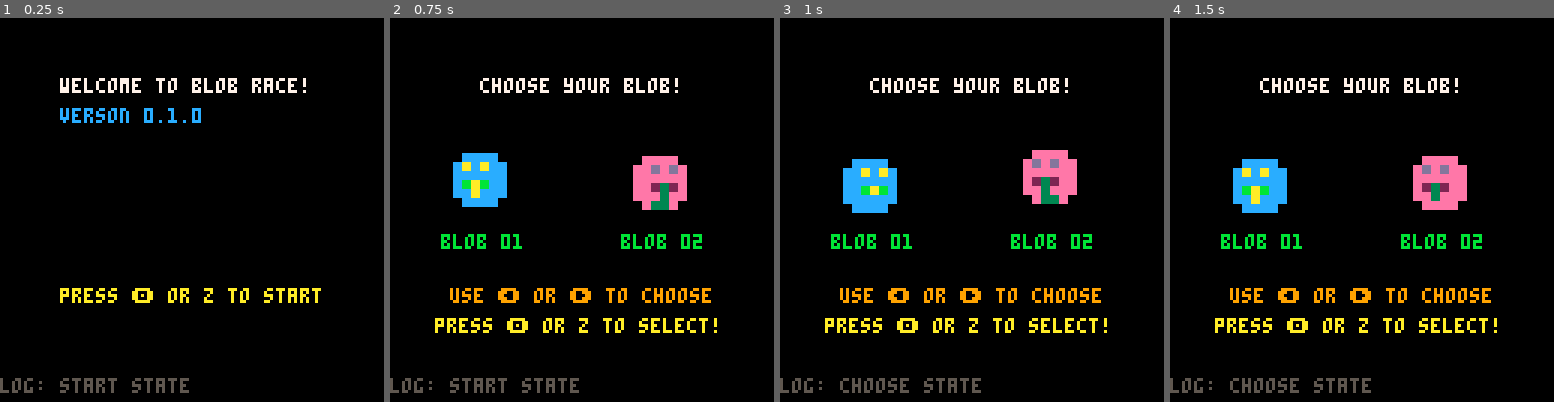
Above: before the commit, frames 1-4 (left to right).
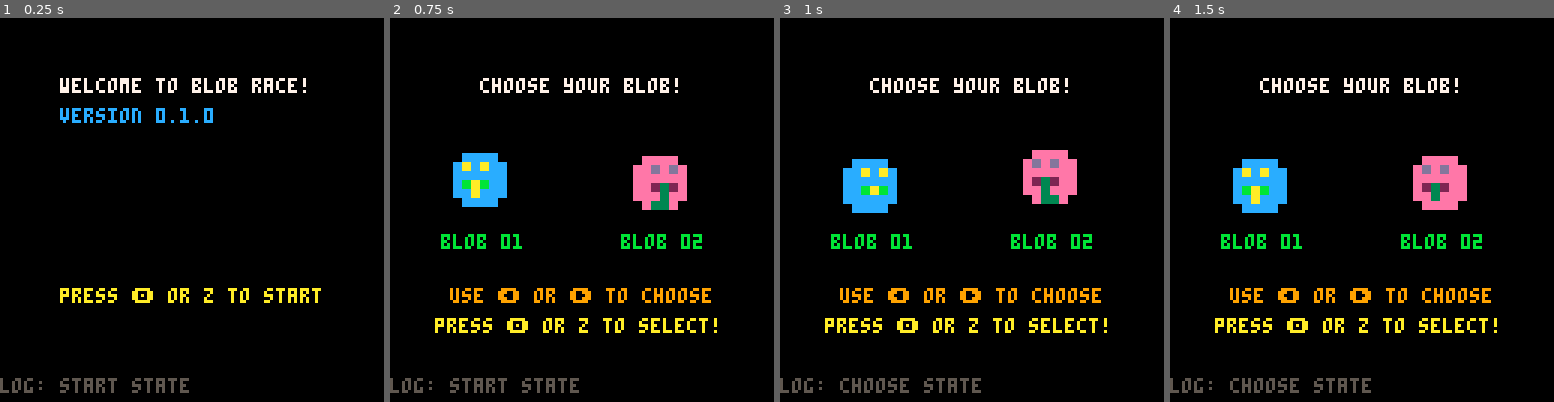
Above: after the commit, the same moments.

Repository: geopet/formula-blob
Game: PICO-8 cartridge blob_race.p8
The game is run twice, just before and just after one commit, with the same random seed, the same clock (stepped at 60 frames per second) and the same inputs.
Inputs:
- Up to frame 1 (0.25 s): no input
- Up to frame 2 (0.75 s): tap X (X key) at 0.33 s; tap O (Z key) at 0.7 s
- Up to frame 3 (1 s): no input
- Up to frame 4 (1.5 s): tap X (X key) at 1.07 s

The runs differ from the first frame. In frame 1, 0.5% of the frame differs, in the area x 28-56%, y 23-28%; in frame 2, nothing differs; in frame 3, nothing differs; in frame 4, nothing differs.

Commit message:
fix(typo): version fix
"Version" was spelled wrong.

Diff:
--- a/blob_race.p8
+++ b/blob_race.p8
@@ -236,7 +236,7 @@
 
     if (state == "start") then
         print("welcome to blob race!", 20, 20, 7)
-        print("verson 0.1.0", 20, 30, 12)
+        print("version 0.1.0", 20, 30, 12)
         print("press 🅾️ or z to start", 20, 90, 10)
 
         print_log_msg(log_msg)
